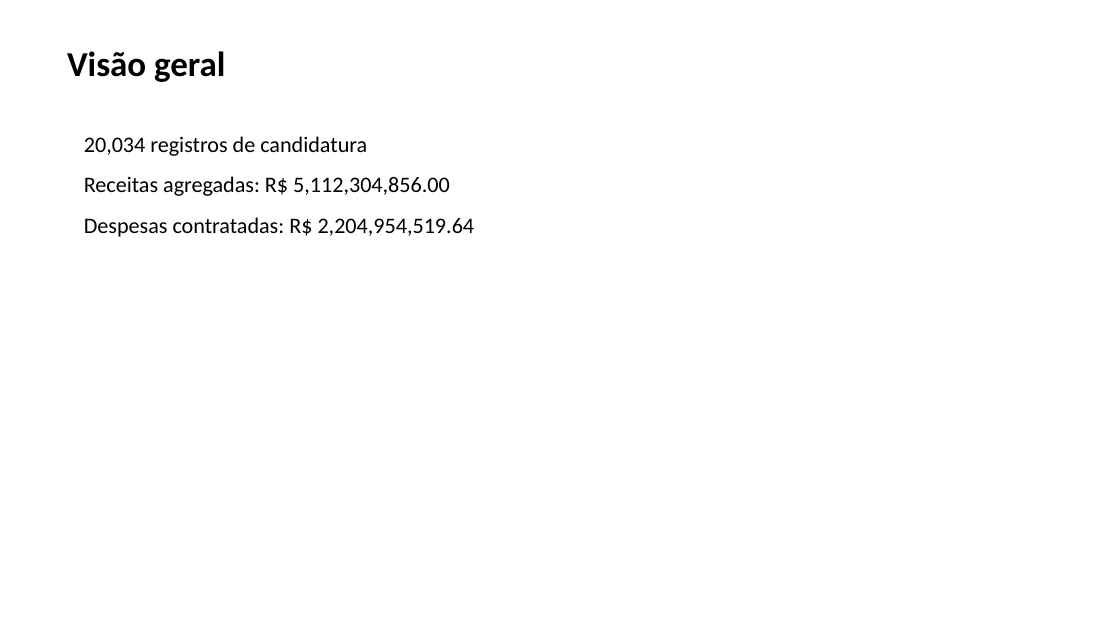
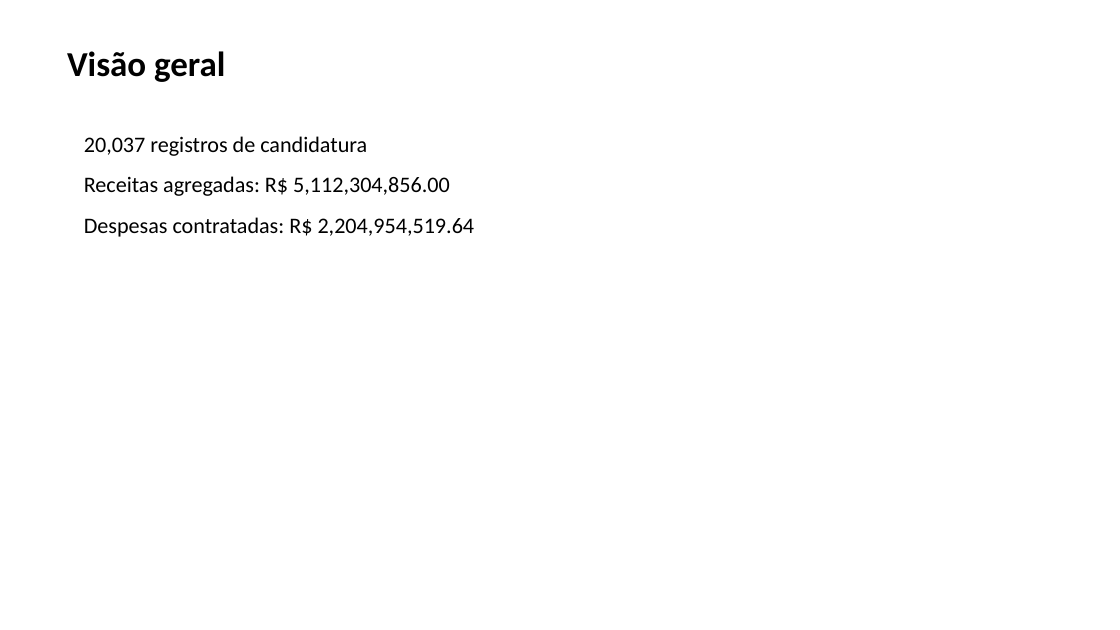
Before and after one commit to MSsanto/Analise-eleitoral, a slide deck: slide 2 of presentations/briefing-executivo-latest.pptx. Drawn at 1120x630 pixels with LibreOffice and Linux fonts; fonts in the diff are those of the drawing. Boxes give left, top, right and bottom in pixels: in the first picture for what was removed or moved away, otherwise in the second. Text is boxed around its words. In the diff, an @@ line names an element or a change of style, - is before the commit and + after.

```diff
--- a/presentations/briefing-executivo-latest.pptx
+++ b/presentations/briefing-executivo-latest.pptx
@@ text at (84, 136, 367, 156): text changed @@
-20,034 registros de candidatura
+20,037 registros de candidatura
```
Also in this commit, not shown: 1 other slide changed, 11 other files.
